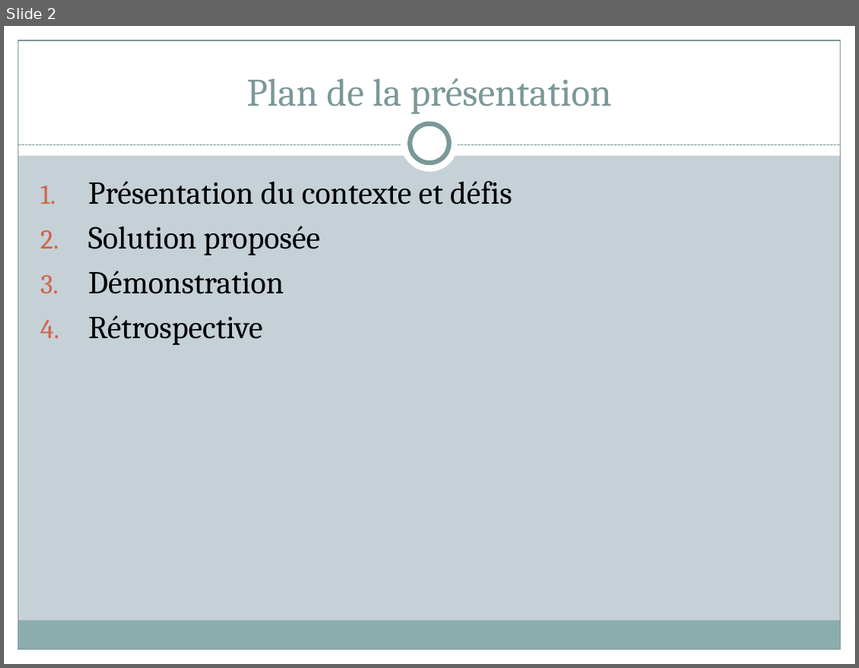
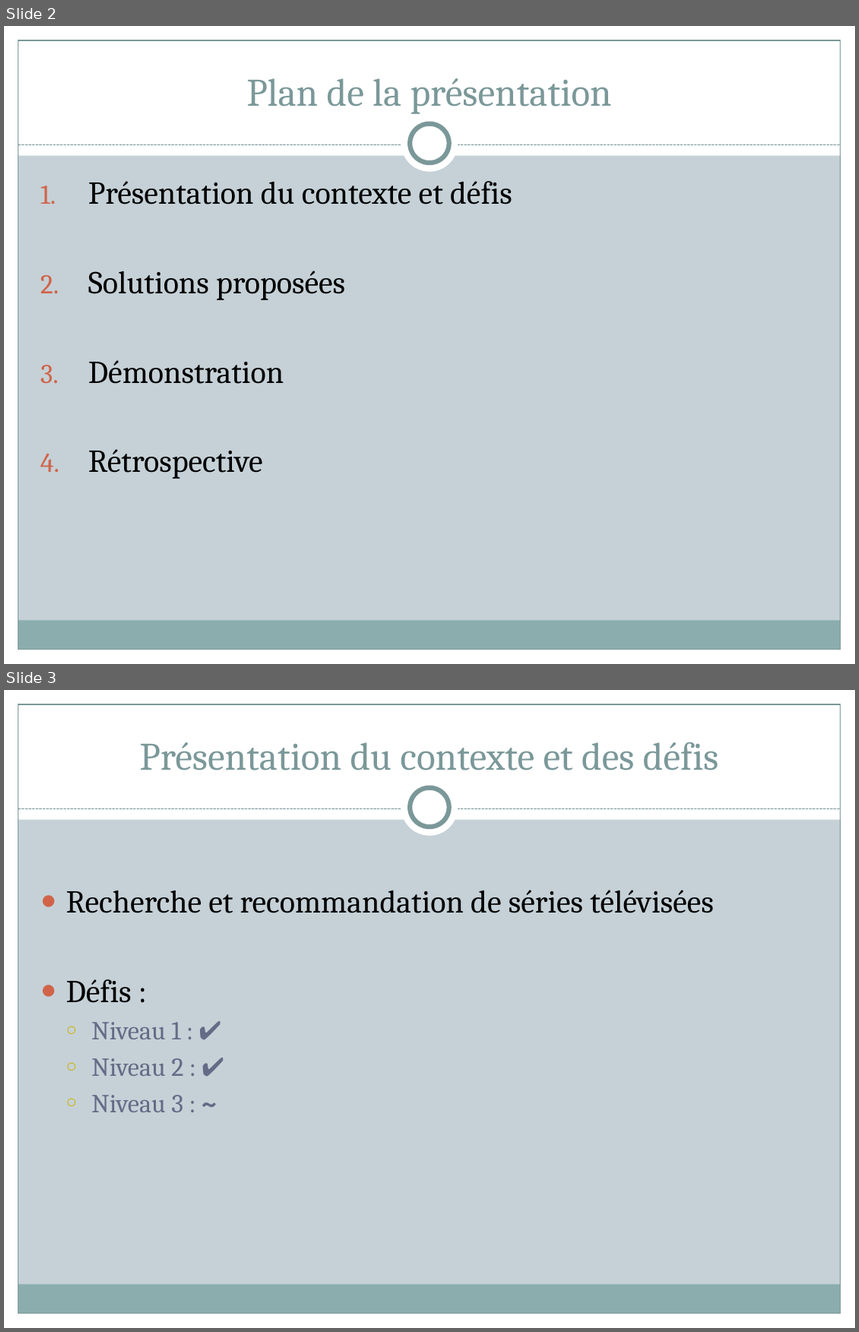
Before and after one commit to 0neiroi/SeriesRecommendation, a slide deck: Présentation-groupe-09-sc.pptx. Shown one above the other, each under a label of ours: slide 2 before the commit, slides 2 and 3 after it. The pictures are 859x668 and 859x1332 pixels, drawn with LibreOffice and Linux fonts; fonts in the diff are those of the drawing. Boxes give left, top, right and bottom in pixels: in the first picture for what was removed or moved away, otherwise in the second. Text is boxed around its words. In the diff, an @@ line names an element or a change of style, - is before the commit and + after.

```diff
--- a/Présentation-groupe-09-sc.pptx
+++ b/Présentation-groupe-09-sc.pptx
@@ slide 3 added at bbox=[4, 690, 855, 1328], background #C5D1D7; not listed: 9 template elements that a slide beside it also shows @@
@@ title added at bbox=[139, 742, 719, 771], 33 pt, text #7C999A @@
+Présentation du contexte et des défis
@@ text added at bbox=[66, 890, 714, 1113], 27 pt, text #000000 @@
+● Recherche et recommandation de séries télévisées
+● Défis :
+  ○ Niveau 1 : ✔
+  ○ Niveau 2 : ✔
+  ○ Niveau 3 : ~
@@ slide 2 changed as well @@
@@ text at bbox=[88, 271, 345, 300]: text changed @@
-2. Solution proposée
+2. Solutions proposées
```
Also in this commit, not shown: 1 other slide changed, 3 other slides added.
